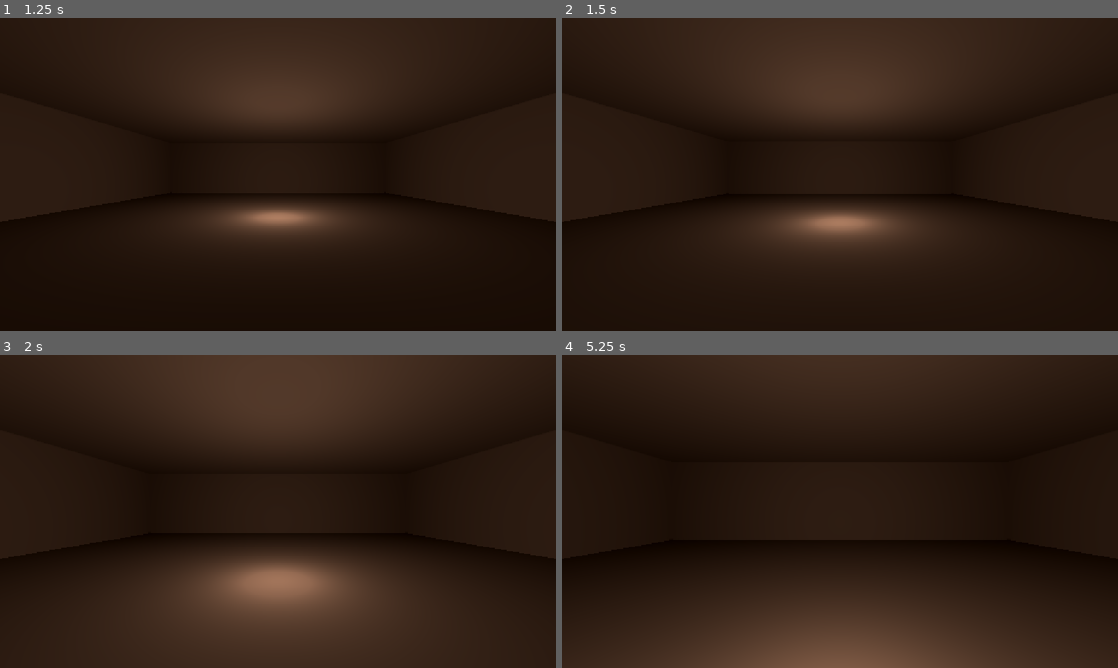
Above: before the commit, frames 1-4 (two rows, left to right).
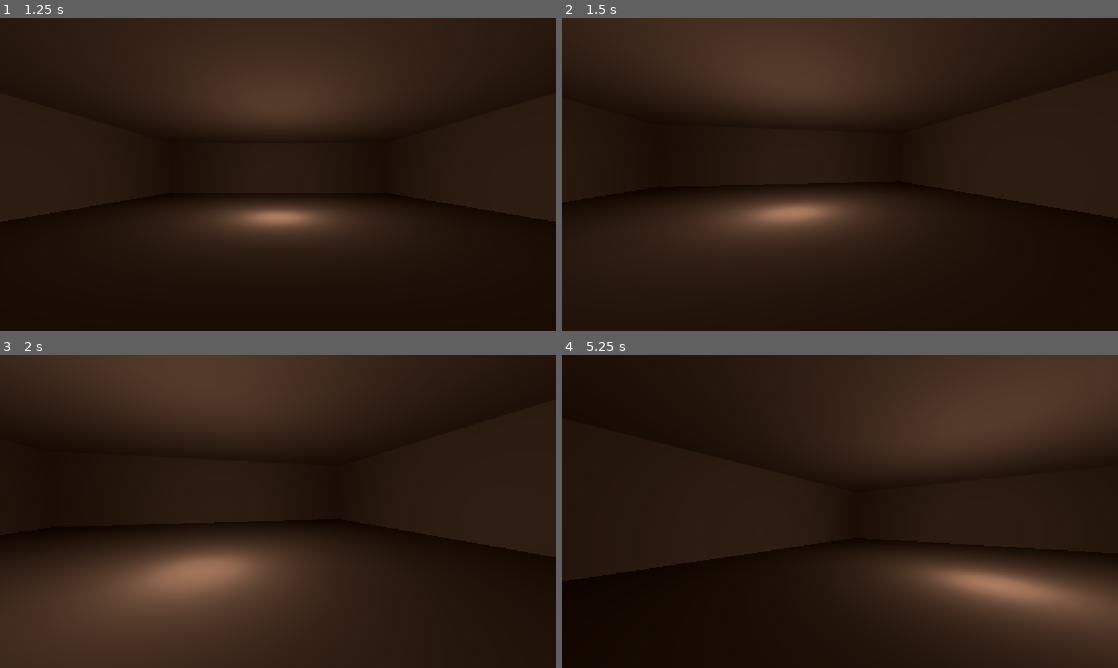
Above: after the commit, the same moments.

Repository: NikolayLobkov/3hourjam
Game: Godot game, scene res://main_menu/main_menu.tscn
Same seed, same stepped clock (60 frames per second), same inputs: the game is played once before the commit and once after it. The engine's default icon, where the game draws it, is replaced by a stand-in: a white triangle on a blue panel in a dark square.
Inputs (mouse positions are in pixels of both pictures, inside the frame that each line leads up to):
- Up to frame 1 (1.25 s): click "Приступить" at 0.5 s
- Up to frame 2 (1.5 s): tap Enter at 1.25 s; move the mouse to (867, 174) at 1.27 s; hold W (move_forward) from 1.28 s (still down)
- Up to frame 3 (2 s): keep holding W (move_forward)
- Up to frame 4 (5.25 s): keep holding W (move_forward); move the mouse to (812, 511) at 2.02 s; move the mouse to (851, 505) at 2.77 s; tap Space (fail_restart, bound only after the commit) at 3.5, 4.9 s; move the mouse to (834, 517) at 3.52 s; move the mouse to (878, 514) at 4.27 s; move the mouse to (795, 508) at 5.02 s

Frame 1 is identical in both runs. In frame 2, 4.7% of the frame differs, in the area x 0-100%, y 52-73%; in frame 3, 14%; in frame 4, 33%, in the area x 0-100%, y 0-100%.

Commit message:
fail_screen

Diff:
--- /dev/null
+++ b/UI/player_ui/fail_screen.gd
@@ -0,0 +1,16 @@
+extends Control
+
+
+@onready var animation_player: AnimationPlayer = $AnimationPlayer
+
+
+func _ready() -> void:
+	GameManager.fail.connect(_on_failed)
+
+func _on_failed() -> void:
+	animation_player.play('show')
+
+
+func _input(event: InputEvent) -> void:
+	if event.is_action('fail_restart') and GameManager.failed:
+		get_tree().reload_current_scene()
--- /dev/null
+++ b/UI/player_ui/player_ui.tscn
@@ -0,0 +1,150 @@
+[gd_scene load_steps=6 format=3 uid="uid://dhej5polbmf0b"]
+
+[ext_resource type="Script" uid="uid://dqgolw1hnvlmu" path="res://UI/player_ui/fail_screen.gd" id="1_i0y3j"]
+
+[sub_resource type="Animation" id="Animation_i0y3j"]
+resource_name = "show"
+length = 1.6
+step = 0.05
+tracks/0/type = "value"
+tracks/0/imported = false
+tracks/0/enabled = true
+tracks/0/path = NodePath("Box/Message:visible")
+tracks/0/interp = 1
+tracks/0/loop_wrap = true
+tracks/0/keys = {
+"times": PackedFloat32Array(0),
+"transitions": PackedFloat32Array(1),
+"update": 1,
+"values": [true]
+}
+tracks/1/type = "value"
+tracks/1/imported = false
+tracks/1/enabled = true
+tracks/1/path = NodePath("Box/Action:visible")
+tracks/1/interp = 1
+tracks/1/loop_wrap = true
+tracks/1/keys = {
+"times": PackedFloat32Array(0, 1.5),
+"transitions": PackedFloat32Array(1, 1),
+"update": 1,
+"values": [false, true]
+}
+tracks/2/type = "value"
+tracks/2/imported = false
+tracks/2/enabled = true
+tracks/2/path = NodePath("Box/Message:modulate")
+tracks/2/interp = 1
+tracks/2/loop_wrap = true
+tracks/2/keys = {
+"times": PackedFloat32Array(0, 0.1),
+"transitions": PackedFloat32Array(1, 1),
+"update": 0,
+"values": [Color(1, 1, 1, 0), Color(1, 1, 1, 1)]
+}
+tracks/3/type = "value"
+tracks/3/imported = false
+tracks/3/enabled = true
+tracks/3/path = NodePath("Box/Action:modulate")
+tracks/3/interp = 1
+tracks/3/loop_wrap = true
+tracks/3/keys = {
+"times": PackedFloat32Array(1.5, 1.6),
+"transitions": PackedFloat32Array(1, 1),
+"update": 0,
+"values": [Color(1, 1, 1, 0), Color(1, 1, 1, 1)]
+}
+
+[sub_resource type="Animation" id="Animation_6xsbh"]
+length = 0.001
+tracks/0/type = "value"
+tracks/0/imported = false
+tracks/0/enabled = true
+tracks/0/path = NodePath("Box/Message:visible")
+tracks/0/interp = 1
+tracks/0/loop_wrap = true
+tracks/0/keys = {
+"times": PackedFloat32Array(0),
+"transitions": PackedFloat32Array(1),
+"update": 1,
+"values": [false]
+}
+tracks/1/type = "value"
+tracks/1/imported = false
+tracks/1/enabled = true
+tracks/1/path = NodePath("Box/Action:visible")
+tracks/1/interp = 1
+tracks/1/loop_wrap = true
+tracks/1/keys = {
+"times": PackedFloat32Array(0),
+"transitions": PackedFloat32Array(1),
+"update": 1,
+"values": [false]
+}
+
+[sub_resource type="Animation" id="Animation_xq2uv"]
+resource_name = "blink"
+length = 2.0
+loop_mode = 1
+step = 0.1
+tracks/0/type = "value"
+tracks/0/imported = false
+tracks/0/enabled = true
+tracks/0/path = NodePath("Box/Action:visible")
+tracks/0/interp = 1
+tracks/0/loop_wrap = true
+tracks/0/keys = {
+"times": PackedFloat32Array(0, 1),
+"transitions": PackedFloat32Array(1, 1),
+"update": 1,
+"values": [true, false]
+}
+
+[sub_resource type="AnimationLibrary" id="AnimationLibrary_uxdru"]
+_data = {
+&"RESET": SubResource("Animation_6xsbh"),
+&"blink": SubResource("Animation_xq2uv"),
+&"show": SubResource("Animation_i0y3j")
+}
+
+[node name="PlayerUI" type="CanvasLayer"]
+
+[node name="FailScreen" type="Control" parent="."]
+layout_mode = 3
+anchors_preset = 12
+anchor_top = 1.0
+anchor_right = 1.0
+anchor_bottom = 1.0
+offset_top = -208.0
+grow_horizontal = 2
+grow_vertical = 0
+mouse_filter = 2
+mouse_behavior_recursive = 1
+script = ExtResource("1_i0y3j")
+
+[node name="Box" type="VBoxContainer" parent="FailScreen"]
+layout_mode = 1
+anchors_preset = 10
+anchor_right = 1.0
+offset_bottom = 50.0
+grow_horizontal = 2
+
+[node name="Message" type="Label" parent="FailScreen/Box"]
+visible = false
+layout_mode = 2
+theme_override_font_sizes/font_size = 24
+text = "ПРИЗЫВ НЕ УДАЛСЯ!"
+horizontal_alignment = 1
+
+[node name="Action" type="Label" parent="FailScreen/Box"]
+visible = false
+layout_mode = 2
+theme_override_font_sizes/font_size = 24
+text = "Нажмите ПРОБЕЛ, чтобы попробовать ещё раз"
+horizontal_alignment = 1
+
+[node name="AnimationPlayer" type="AnimationPlayer" parent="FailScreen"]
+libraries = {
+&"": SubResource("AnimationLibrary_uxdru")
+}
+next/show = &"blink"
--- /dev/null
+++ b/UI/qte_game.gd
@@ -0,0 +1 @@
+extends CanvasLayer
--- a/UI/qte_game.tscn
+++ b/UI/qte_game.tscn
@@ -1,6 +1,9 @@
-[gd_scene format=3 uid="uid://blha2pgibs2lf"]
+[gd_scene load_steps=2 format=3 uid="uid://blha2pgibs2lf"]
+
+[ext_resource type="Script" uid="uid://dmyxj62kcu2oe" path="res://UI/qte_game.gd" id="1_t0a1t"]
 
 [node name="QTEGame" type="CanvasLayer"]
+script = ExtResource("1_t0a1t")
 
 [node name="Control" type="Control" parent="."]
 layout_mode = 3
@@ -9,3 +12,4 @@
 anchor_bottom = 1.0
 grow_horizontal = 2
 grow_vertical = 2
+mouse_filter = 1
--- /dev/null
+++ b/characters/character.gd
@@ -0,0 +1 @@
+class_name Character extends CharacterBody3D
--- /dev/null
+++ b/characters/demon/demon.gd
@@ -0,0 +1 @@
+class_name Demon extends Character
--- /dev/null
+++ b/characters/demon/demon.tscn
@@ -0,0 +1,19 @@
+[gd_scene load_steps=4 format=3 uid="uid://c5ybk5ymjk0y7"]
+
+[ext_resource type="Script" uid="uid://c43i3bxckgvoc" path="res://characters/demon/demon.gd" id="1_8g2g2"]
+
+[sub_resource type="CapsuleShape3D" id="CapsuleShape3D_8g2g2"]
+radius = 0.74658203
+
+[sub_resource type="BoxMesh" id="BoxMesh_8g2g2"]
+
+[node name="Demon" type="CharacterBody3D"]
+script = ExtResource("1_8g2g2")
+
+[node name="CollisionShape3D" type="CollisionShape3D" parent="."]
+transform = Transform3D(1, 0, 0, 0, 1, 0, 0, 0, 1, 0, 1, 0)
+shape = SubResource("CapsuleShape3D_8g2g2")
+
+[node name="MeshInstance3D" type="MeshInstance3D" parent="."]
+transform = Transform3D(1, 0, 0, 0, 1, 0, 0, 0, 1, 0, 0.5, 0)
+mesh = SubResource("BoxMesh_8g2g2")
--- a/player/player.gd
+++ b/characters/player/player.gd
@@ -1,8 +1,8 @@
-class_name Player extends CharacterBody3D
+class_name Player extends Character
 
 
-const CAMERA_SENSITIVITY: float = 0.006
-const CAMERA_SMOOTH: float = 8.0
+const CAMERA_SENSITIVITY: float = 0.004
+const CAMERA_SMOOTH: float = 9.0
 
 @onready var camera_pivot: Node3D = $CameraPivot
 
--- a/player/player.tscn
+++ b/characters/player/player.tscn
@@ -1,6 +1,7 @@
-[gd_scene load_steps=5 format=3 uid="uid://lbyfu5tppd00"]
+[gd_scene load_steps=6 format=3 uid="uid://lbyfu5tppd00"]
 
-[ext_resource type="Script" uid="uid://s8j5d28vx12a" path="res://player/player.gd" id="1_oul6g"]
+[ext_resource type="Script" uid="uid://s8j5d28vx12a" path="res://characters/player/player.gd" id="1_oul6g"]
+[ext_resource type="PackedScene" uid="uid://dhej5polbmf0b" path="res://UI/player_ui/player_ui.tscn" id="2_xxgcw"]
 
 [sub_resource type="CapsuleShape3D" id="CapsuleShape3D_kqu6x"]
 
@@ -31,3 +32,5 @@
 transform = Transform3D(1, 0, 0, 0, 1, 0, 0, 0, 1, 0, 0, -0.027825505)
 fov = 80.0
 near = 0.001
+
+[node name="PlayerUI" parent="." instance=ExtResource("2_xxgcw")]
--- a/global/game_manager.gd
+++ b/global/game_manager.gd
@@ -1 +1,14 @@
 extends Node
+
+
+signal fail
+
+var failed: bool = false
+
+
+func _ready() -> void:
+	fail.connect(_on_failed)
+
+
+func _on_failed() -> void:
+	failed = true
--- a/levels/test_room.tscn
+++ b/levels/test_room.tscn
@@ -1,13 +1,14 @@
-[gd_scene load_steps=10 format=3 uid="uid://ckb3b8k2wrso6"]
+[gd_scene load_steps=11 format=3 uid="uid://ckb3b8k2wrso6"]
 
 [ext_resource type="PackedScene" uid="uid://bkt51lajufn0b" path="res://levels/models/test_room.fbx" id="1_np6ep"]
 [ext_resource type="Environment" uid="uid://dgn7yadiyci1m" path="res://levels/environment_0.tres" id="2_wyybw"]
-[ext_resource type="PackedScene" uid="uid://lbyfu5tppd00" path="res://player/player.tscn" id="3_y5wqh"]
+[ext_resource type="PackedScene" uid="uid://lbyfu5tppd00" path="res://characters/player/player.tscn" id="3_y5wqh"]
 [ext_resource type="Script" uid="uid://bkhvmkrwodyya" path="res://objects/ritual_area.gd" id="4_77pwf"]
 [ext_resource type="Texture2D" uid="uid://dxvv8weavsw3p" path="res://icon.svg" id="5_lktwm"]
 [ext_resource type="PackedScene" uid="uid://tr2gnn5ud7dr" path="res://global/trigger.tscn" id="6_bodbi"]
 [ext_resource type="PackedScene" uid="uid://cedotbanlwp23" path="res://objects/combination_creator.tscn" id="7_wyybw"]
 [ext_resource type="PackedScene" uid="uid://blha2pgibs2lf" path="res://UI/qte_game.tscn" id="8_y5wqh"]
+[ext_resource type="PackedScene" uid="uid://b0dqmv5mn3a8u" path="res://objects/demon_summoner.tscn" id="9_77pwf"]
 
 [sub_resource type="BoxShape3D" id="BoxShape3D_pnvjf"]
 size = Vector3(2, 3, 2)
@@ -39,6 +40,9 @@
 
 [node name="CombinationCreator" parent="RitualArea" instance=ExtResource("7_wyybw")]
 
+[node name="DemonSummoner" parent="RitualArea" instance=ExtResource("9_77pwf")]
+transform = Transform3D(1, 0, 0, 0, 1, 0, 0, 0, 1, 0, 1, 0)
+
 [node name="Decal" type="Decal" parent="RitualArea"]
 texture_albedo = ExtResource("5_lktwm")
 cull_mask = 1
--- /dev/null
+++ b/objects/demon_summoner.gd
@@ -0,0 +1,19 @@
+extends Marker3D
+
+
+signal summoned(character: Character)
+
+
+const DEMON: PackedScene = preload('res://characters/demon/demon.tscn')
+
+
+func summon() -> void:
+	var demon: Demon = DEMON.instantiate()
+	get_tree().current_scene.call_deferred('add_child', demon)
+
+	await get_tree().process_frame
+
+	demon.global_position = global_position
+	demon.global_rotation = global_rotation
+
+	summoned.emit(demon)
--- /dev/null
+++ b/objects/demon_summoner.tscn
@@ -0,0 +1,6 @@
+[gd_scene load_steps=2 format=3 uid="uid://b0dqmv5mn3a8u"]
+
+[ext_resource type="Script" uid="uid://lyosni5t5g6a" path="res://objects/demon_summoner.gd" id="1_87bmq"]
+
+[node name="DemonSummoner" type="Marker3D"]
+script = ExtResource("1_87bmq")
--- a/objects/ritual_area.gd
+++ b/objects/ritual_area.gd
@@ -2,11 +2,15 @@
 
 
 @onready var combination_creator: CombinationCreator = $CombinationCreator
+@onready var demon_summoner: Marker3D = $DemonSummoner
 
 
 func _on_trigger_player_entered(player: Player) -> void:
-	print('Player entered: ', player)
+	player.input_enabled = false
+	combination_creator.create_combination()
 
-	player.input_enabled = false
+	GameManager.fail.emit()
 
-	combination_creator.create_combination()
+
+func _on_combination_success() -> void:
+	demon_summoner.summon()
--- a/project.godot
+++ b/project.godot
@@ -75,6 +75,11 @@
 "events": [Object(InputEventKey,"resource_local_to_scene":false,"resource_name":"","device":-1,"window_id":0,"alt_press …(191 unchanged characters)…
 ]
 }
+fail_restart={
+"deadzone": 0.2,
+"events": [Object(InputEventKey,"resource_local_to_scene":false,"resource_name":"","device":-1,"window_id":0,"alt_pressed":false,"shift_pressed":false,"ctrl_pressed":false,"meta_pressed":false,"pressed":false,"keycode":0,"physical_keycode":32,"key_label":0,"unicode":32,"location":0,"echo":false,"script":null)
+]
+}
 
 [rendering]
 
Not shown, added: UI/player_ui/fail_screen.gd.uid
Not shown, added: UI/qte_game.gd.uid
Not shown, added: characters/character.gd.uid
Not shown, added: characters/demon/demon.gd.uid
Renamed: player/player.gd.uid -> characters/player/player.gd.uid
Not shown, added: objects/demon_summoner.gd.uid
